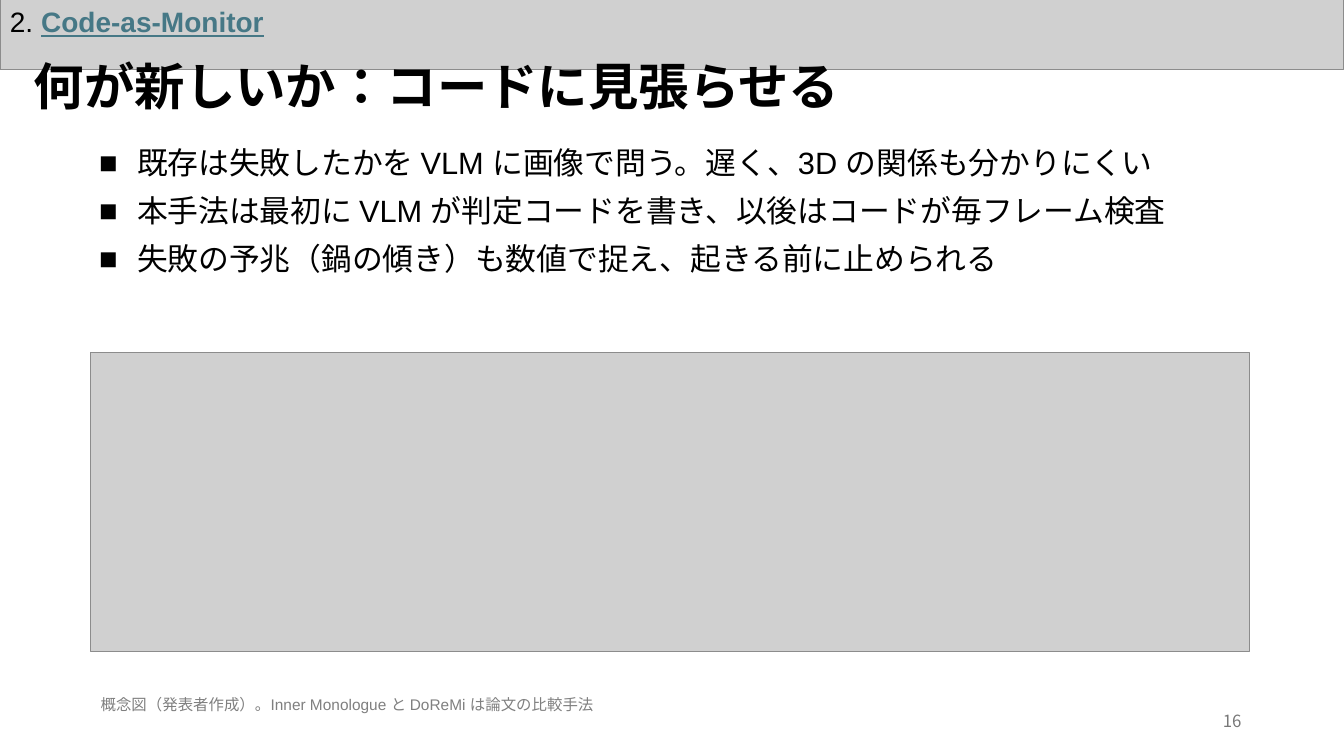
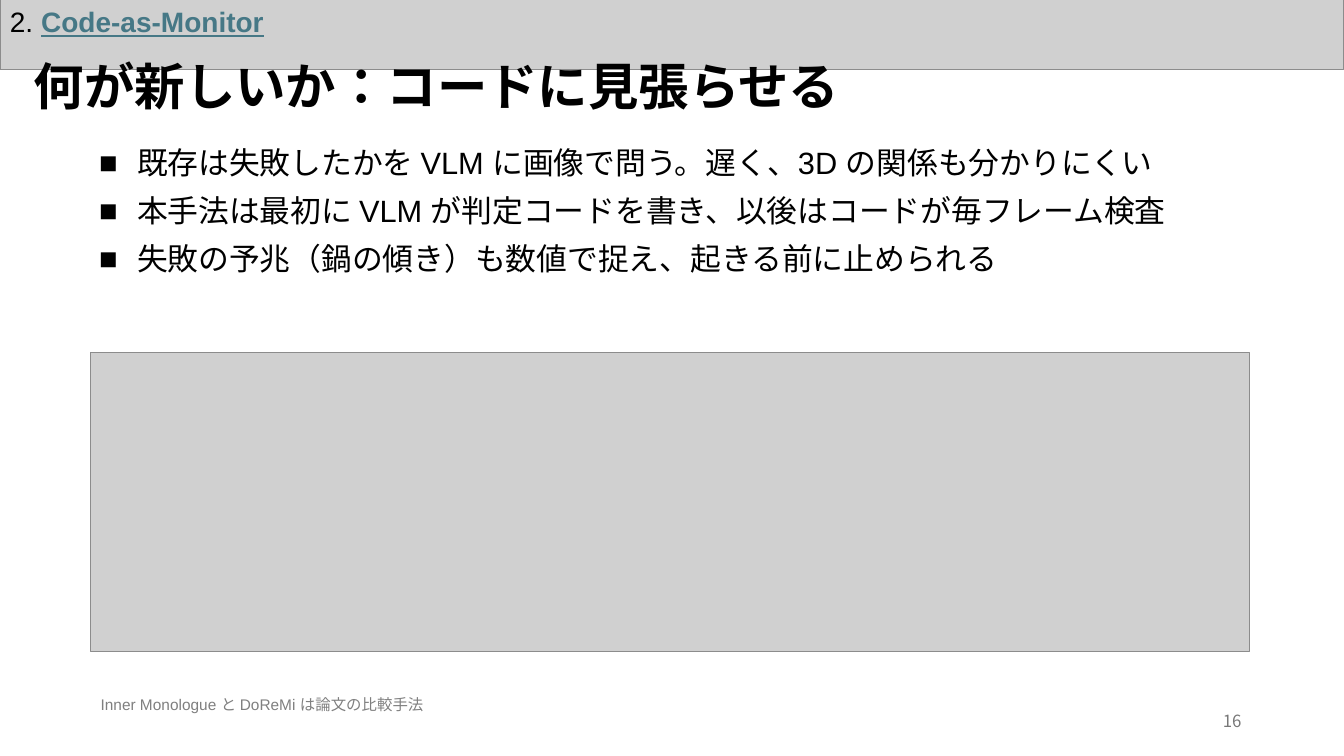
Before and after one commit to Azuma413/PaperPresentationSlides, a slide deck: slide 17 of 20261105_KaneyoshiHiratsuka_SurveySlide.pptx. Drawn at 1344x756 pixels with LibreOffice and Linux fonts; fonts in the diff are those of the drawing; grey boxes stand for pictures. Boxes give left, top, right and bottom in pixels: in the first picture for what was removed or moved away, otherwise in the second. Text is boxed around its words. In the diff, an @@ line names an element or a change of style, - is before the commit and + after.

```diff
--- a/20261105_KaneyoshiHiratsuka_SurveySlide.pptx
+++ b/20261105_KaneyoshiHiratsuka_SurveySlide.pptx
@@ text at (x1=101, y1=697, x2=423, y2=713): text changed @@
-概念図（発表者作成）。Inner Monologue と DoReMi は論文の比較手法
+Inner Monologue と DoReMi は論文の比較手法
```
Also in this commit, not shown: 1 other slide changed, 2 other files.
